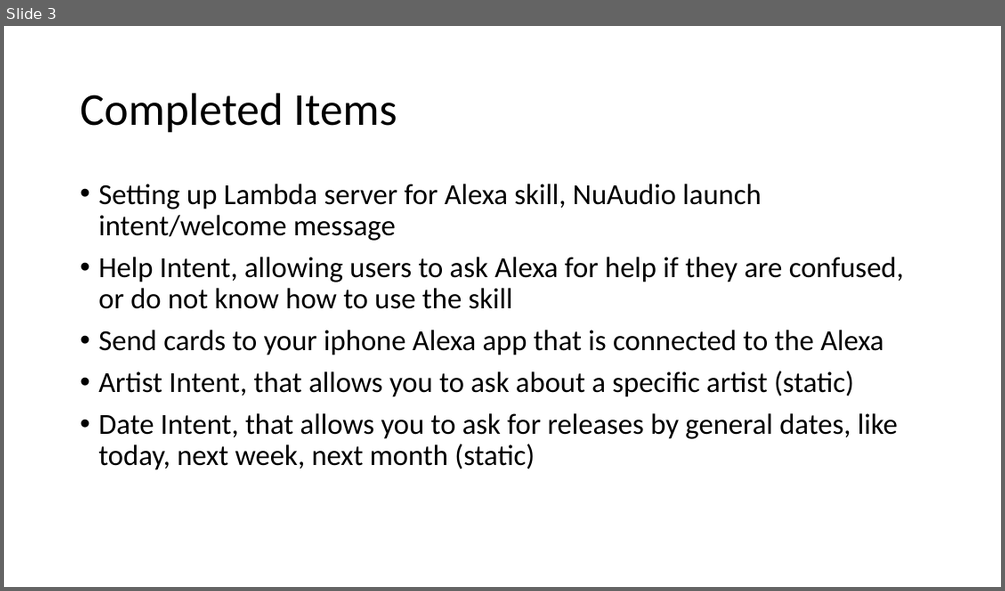
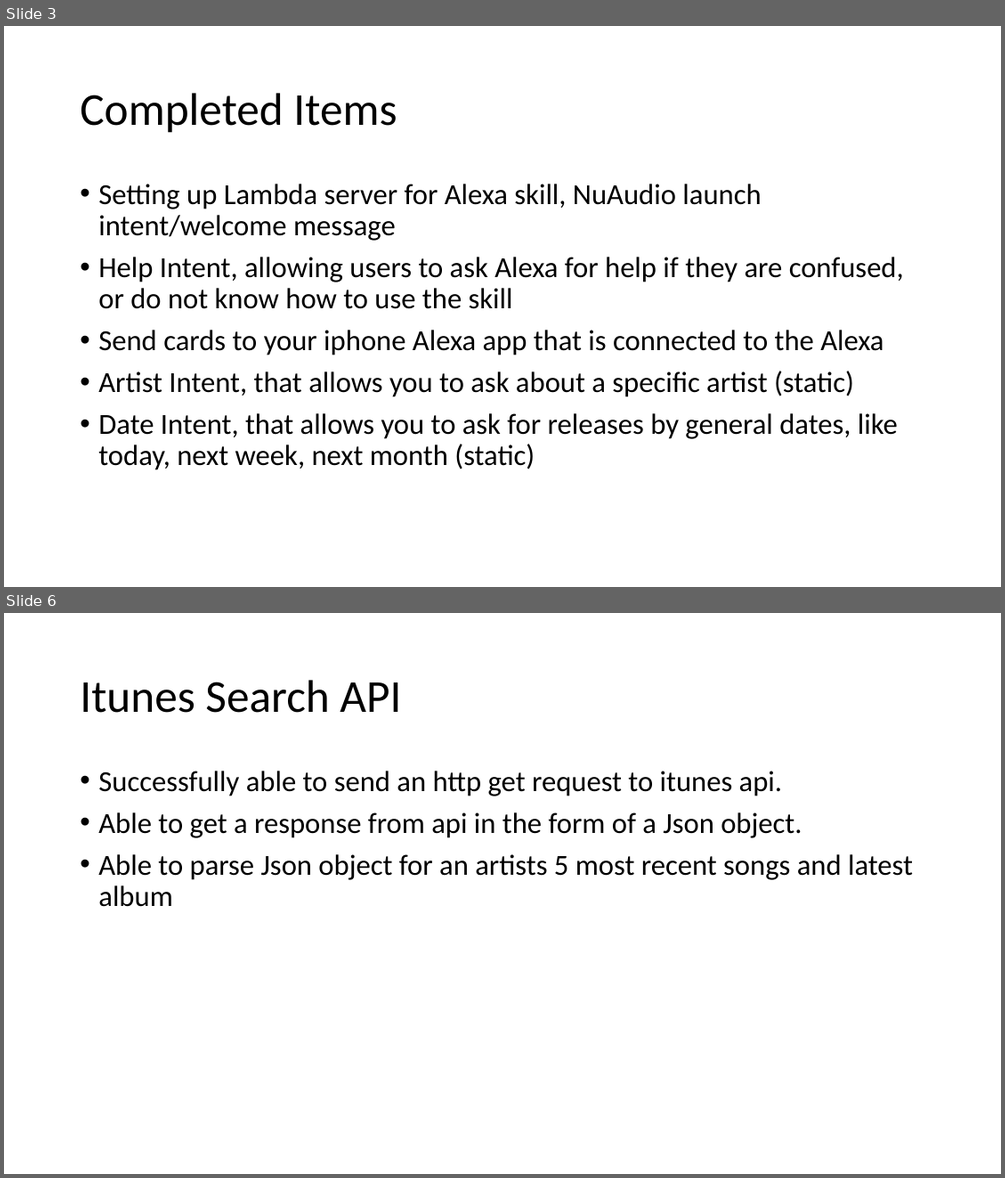
Before and after one commit to boylerft/ScumMasters, a slide deck: NuAudio presentation.pptx. Shown one above the other, each under a label of ours: slide 3 before the commit, slides 3 and 6 after it; the slides between them are not shown. The pictures are 1005x591 and 1005x1178 pixels, drawn with LibreOffice and Linux fonts; fonts in the diff are those of the drawing. Boxes give left, top, right and bottom in pixels: in the first picture for what was removed or moved away, otherwise in the second. Text is boxed around its words. In the diff, an @@ line names an element or a change of style, - is before the commit and + after.

```diff
--- a/NuAudio presentation.pptx
+++ b/NuAudio presentation.pptx
@@ slide 6 added at bbox=[4, 613, 1001, 1174], background #FFFFFF @@
@@ title added at bbox=[80, 680, 401, 713], 44 pt, text #000000 @@
+Itunes Search API
@@ text added at bbox=[98, 771, 913, 907], 28 pt, text #000000 @@
+• Successfully able to send an http get request to itunes api.
+• Able to get a response from api in the form of a Json object.
+• Able to parse Json object for an artists 5 most recent songs and latest album
```
Also in this commit, not shown: 2 slides changed, 1 other slide added.
